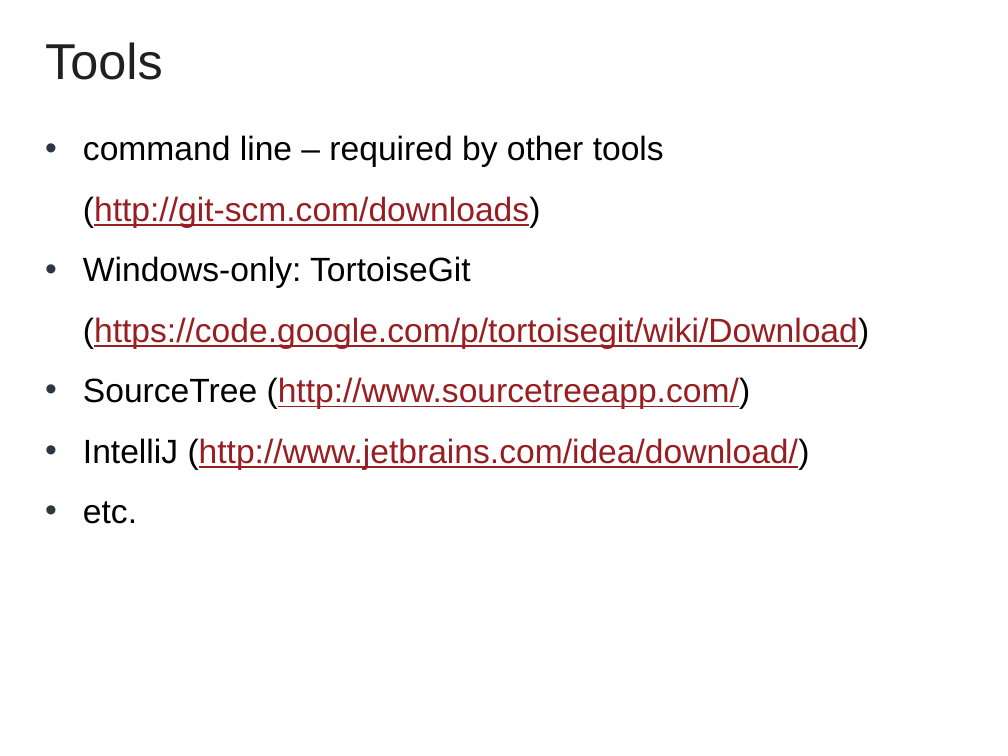
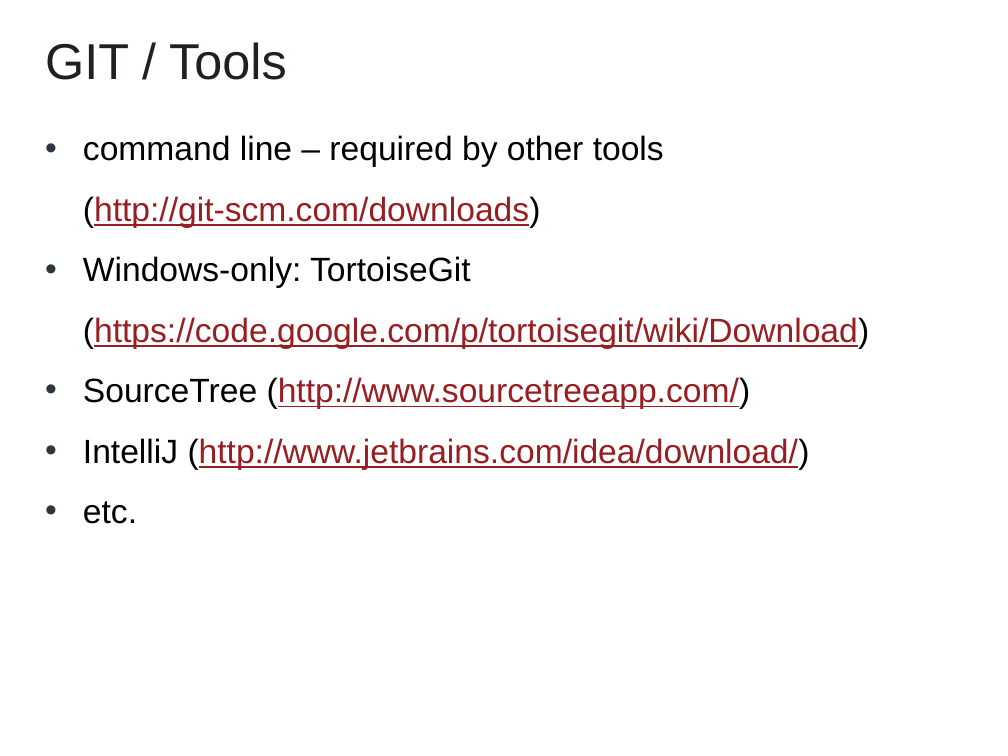
Before and after one commit to cvmocanu/git-presentation, a slide deck: slide 3 of GIT Presentation.pptx. Drawn at 1008x756 pixels with LibreOffice and Linux fonts; fonts in the diff are those of the drawing; background and template pictures are left out. Boxes give left, top, right and bottom in pixels: in the first picture for what was removed or moved away, otherwise in the second. Text is boxed around its words. In the diff, an @@ line names an element or a change of style, - is before the commit and + after.

```diff
--- a/GIT Presentation.pptx
+++ b/GIT Presentation.pptx
@@ text at [45,42,287,80]: text changed @@
-Tools
+GIT / Tools
```
Also in this commit, not shown: 2 other slides changed, 2 slides added, 2 other files.
